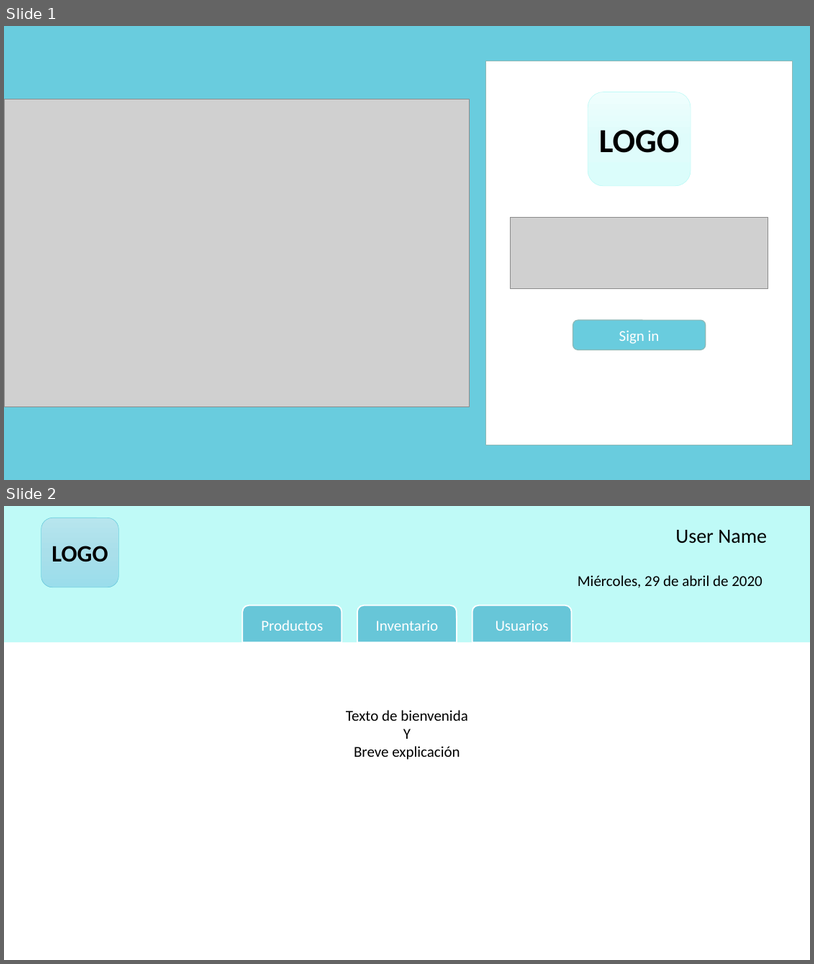
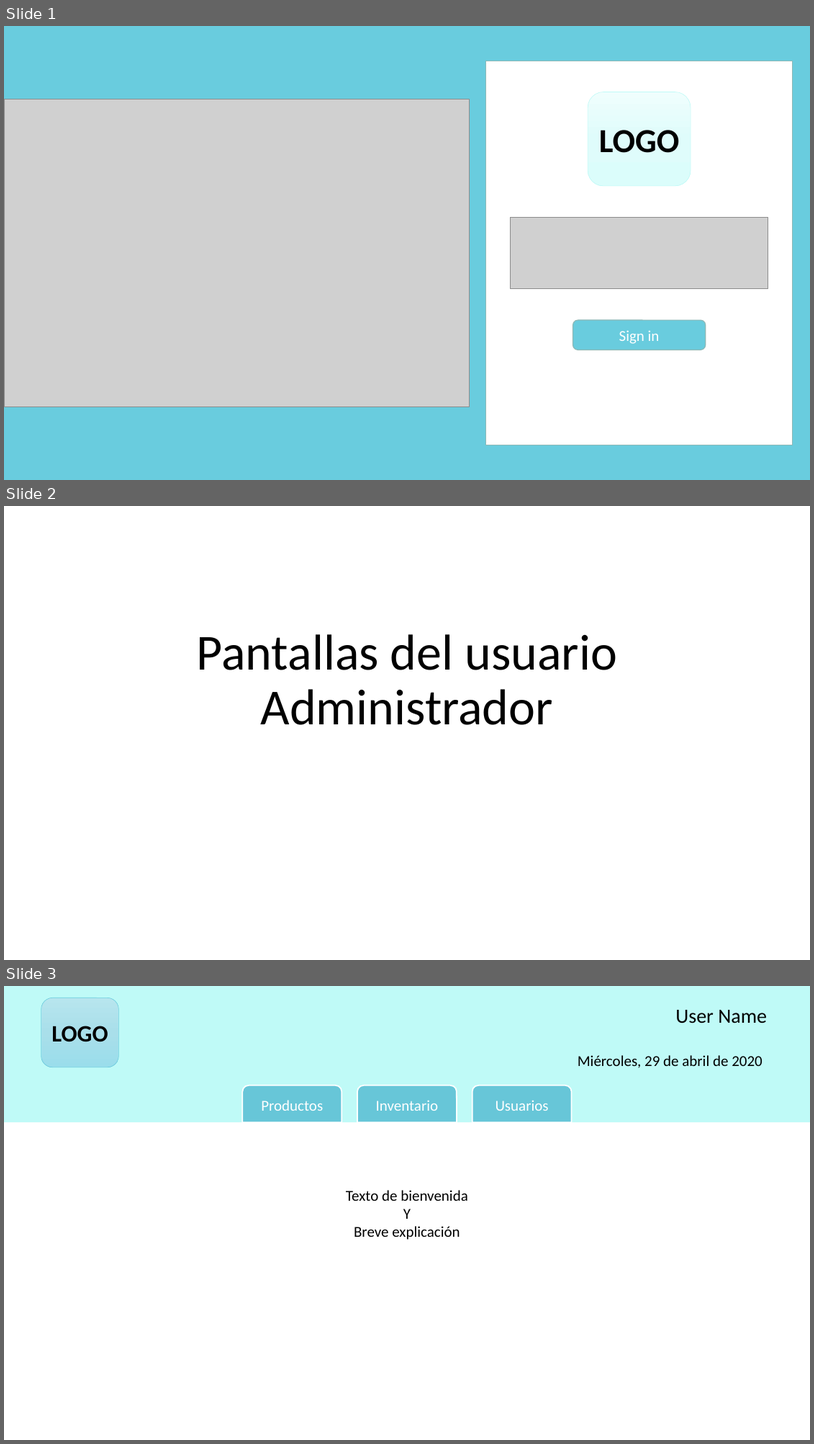
Before and after one commit to Sergio-DC/LabAplicacionesWebParciales, a slide deck: design_files/DiseñoSistema.pptx. Shown one above the other, each under a label of ours: slides 1 and 2 before the commit, slides 1, 2 and 3 after it. The pictures are 814x964 and 814x1444 pixels, drawn with LibreOffice and Linux fonts; fonts in the diff are those of the drawing; grey boxes stand for pictures; background and template pictures are left out. Boxes give left, top, right and bottom in pixels: in the first picture for what was removed or moved away, otherwise in the second. Text is boxed around its words. In the diff, an @@ line names an element or a change of style, - is before the commit and + after.

```diff
--- a/design_files/DiseñoSistema.pptx
+++ b/design_files/DiseñoSistema.pptx
@@ slide 2 added at (4, 506, 810, 960), background #FFFFFF @@
@@ title added at (197, 634, 617, 725), 60 pt, text #000000 @@
+Pantallas del usuario Administrador
@@ what was slide 2 is now slide 3 @@
```
Also in this commit, not shown: 3 other slides added, 1 other file.
